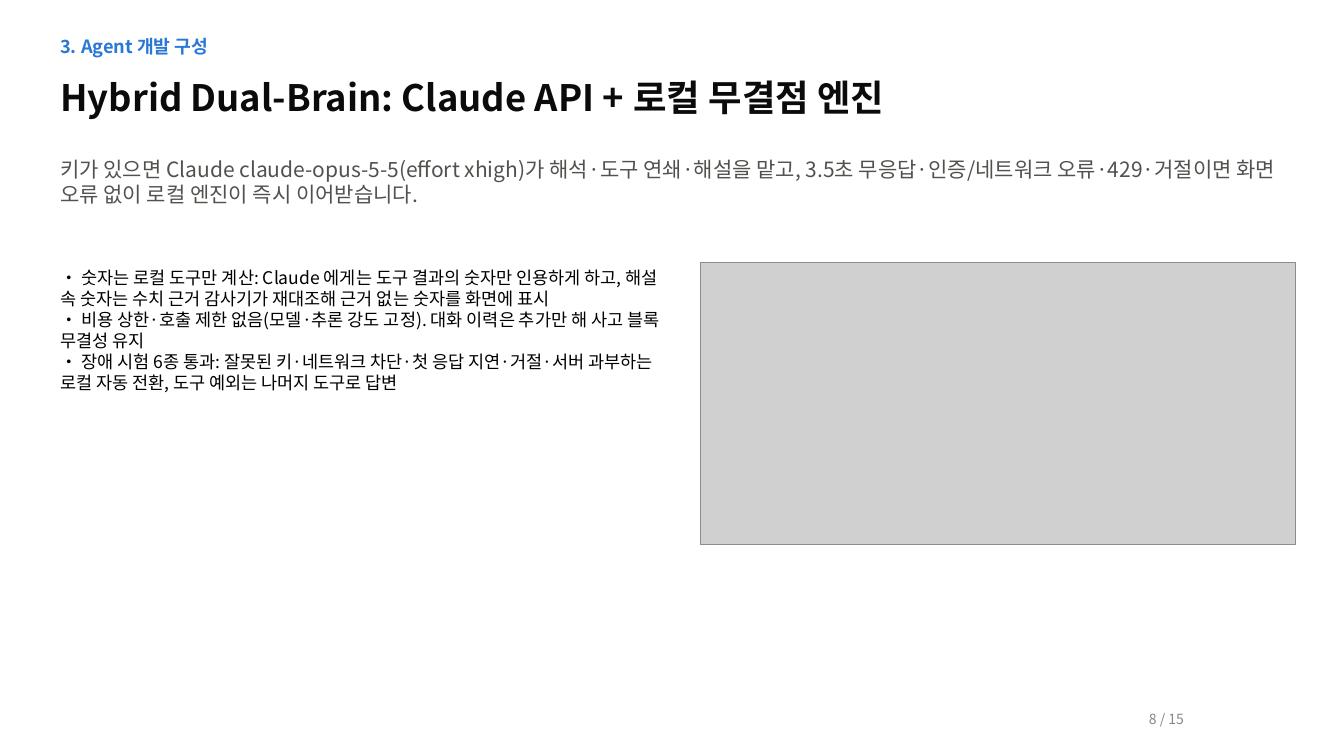
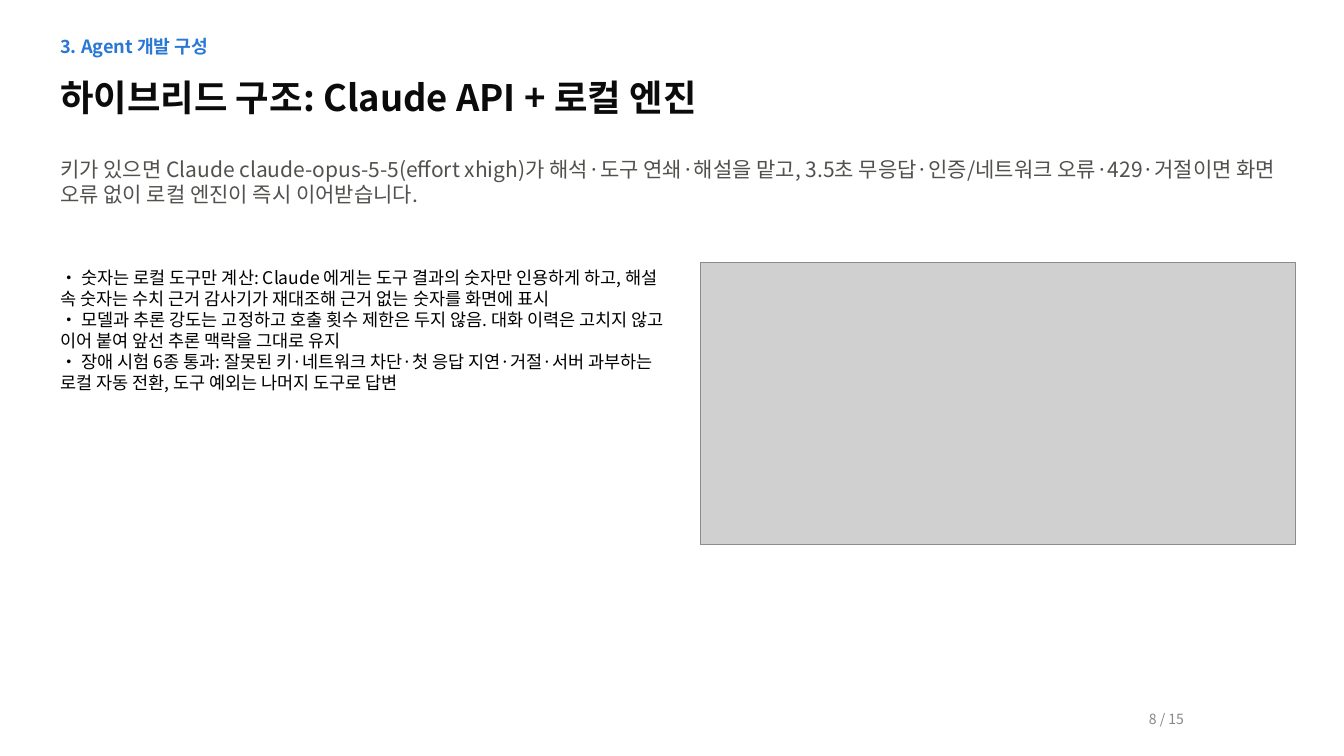
Before and after one commit to ABCDE09876/jeju_ai_challenge, a slide deck: slide 8 of docs/AI_Agent_기획서_15쪽.pptx. Drawn at 1344x756 pixels with LibreOffice and Linux fonts; fonts in the diff are those of the drawing; grey boxes stand for pictures. Boxes give left, top, right and bottom in pixels: in the first picture for what was removed or moved away, otherwise in the second. Text is boxed around its words. In the diff, an @@ line names an element or a change of style, - is before the commit and + after.

```diff
--- a/docs/AI_Agent_기획서_15쪽.pptx
+++ b/docs/AI_Agent_기획서_15쪽.pptx
@@ text at (60, 80, 697, 115): text changed @@
-Hybrid Dual-Brain: Claude API + 로컬 무결점 엔진
+하이브리드 구조: Claude API + 로컬 엔진
@@ text at (60, 311, 664, 349): text changed @@
-• 비용 상한·호출 제한 없음(모델·추론 강도 고정). 대화 이력은 추가만 해 사고 블록 무결성 유지
+• 모델과 추론 강도는 고정하고 호출 횟수 제한은 두지 않음. 대화 이력은 고치지 않고 이어 붙여 앞선 추론 맥락을 그대로 유지
```
Also in this commit, not shown: 9 other slides changed, 6 other files.
